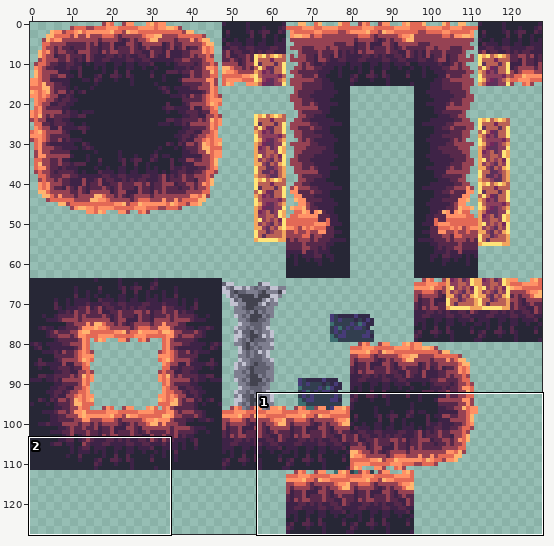
Two states of a sprite sheet, Assets/Sprites/Complete.png. Above, an overview of the earlier version with the close-up marked.
Close-up. Before the edit:
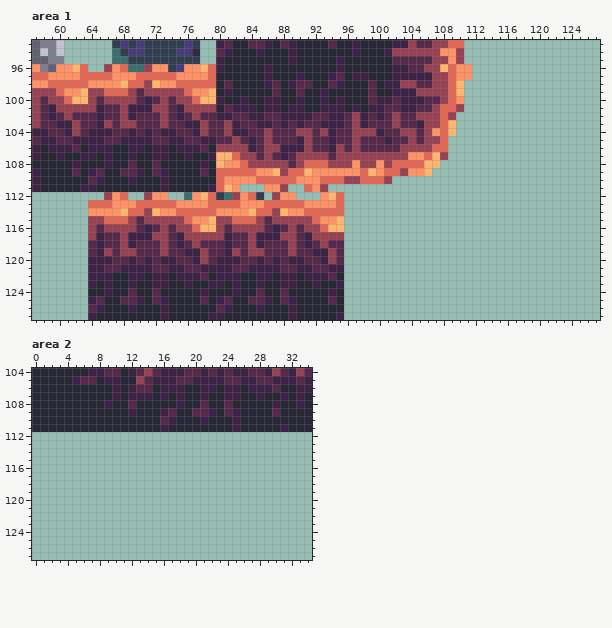
The file is 128x128 pixels. Shown: area 1: x 57..127, y 93..127; area 2: x 0..34, y 104..127.
The same view after the edit:
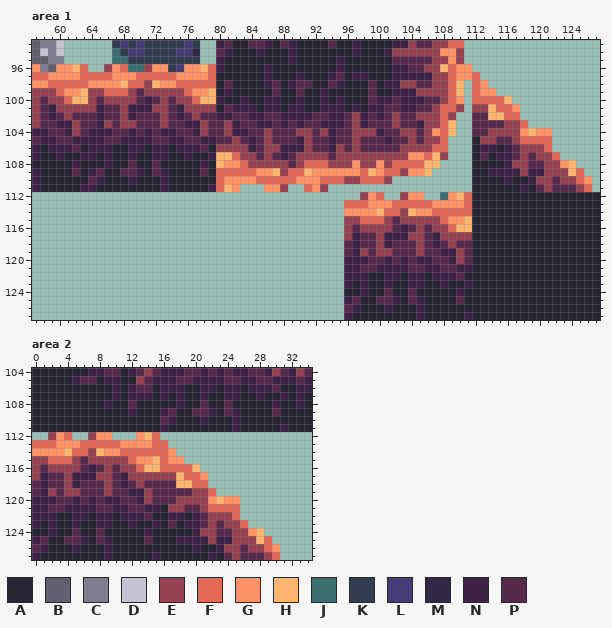
Palette (. is transparent): A #272736  B #606070  C #7e7e8f  D #c2c2d1  E #964253  F #e36956  G #ff9166  H #ffb570  J #3d6e70  K #323e4f  L #473b78  M #322947  N #3e2347  P #57294b
The edit:
Changed rows in their new state; - is an unchanged pixel.
Area 1:
first column x 64:
 97 ------------------------------------------------F---------------
 98 ------------------------------------------------FG--------------
 99 ------------------------------------------------FGG-------------
100 ------------------------------------------------FFFFH-----------
101 ------------------------------------------------EEHFFG----------
102 ------------------------------------------------PPHHFF----------
103 ------------------------------------------------PPPPEEF---------
104 ------------------------------------------------PPEEEEGHGG------
105 ------------------------------------------------AEEPPEFFFF------
106 ------------------------------------------------ANNANPEEEF------
107 ------------------------------------------------APANNPEPEEF-----
108 ------------------------------------------------AAAANEEPPEEGH---
109 ------------------------------------------------AANNNNENNEEEHF--
110 ------------------------------------------------AAAANAANEEPEEFG-
111 ------------------------------------------------AAAAAANAPEPPPEF-
112 --...--...--..........-...---...--EGF--EGG--JGHFAAAAAAAAAAAAAAAA
113 ................................FFFGGGFFFFFGGGGFAAAAAAAAAAAAAAAA
114 ................................GGGGHFFEHGGFFFFFAAAAAAAAAAAAAAAA
115 ................................EEFFFEPEEEEEFGGHAAAAAAAAAAAAAAAA
116 ................................EPEEEEPNPEPEEFHHAAAAAAAAAAAAAAAA
117 ................................ENPPENNNEEPNEEEEAAAAAAAAAAAAAAAA
118 ................................PNPPENPPPEPNPEPPAAAAAAAAAAAAAAAA
119 ................................PNEPEEPPPEPPNNEPAAAAAAAAAAAAAAAA
120 ................................NNNPPNPNPNNPPNEPAAAAAAAAAAAAAAAA
121 ................................NNPPNNNNPPNNPPNNAAAAAAAAAAAAAAAA
122 ................................NNNAANNANNANNNPAAAAAAAAAAAAAAAAA
123 ................................NANAANAANNAANAANAAAAAAAAAAAAAAAA
124 ................................AANAAPAAPAAAAANAAAAAAAAAAAAAAAAA
125 ................................NPAAPPNAPNAAAAPAAAAAAAAAAAAAAAAA
126 ................................PNAAANAAANAAAAAAAAAAAAAAAAAAAAAA
127 ................................NAAAAAAAANAAAAANAAAAAAAAAAAAAAAA
Area 2:
first column x 0:
112 --EGF--EGG---GHF---------------
113 FFFGGGFFFFFGGGGFF--------------
114 GGGGHFFEHGGFFFFFFG-------------
115 EEFFFEPEEEEEFGGHFGG------------
116 EPEEEEPNPEPEEFHHFFFFH----------
117 ENPPENNNEEPNEEEEEEHFFG---------
118 PNPPENPPPEPNPEPPPPHHFF---------
119 PNEPEEPPPEPPNNEPPPPPEEF--------
120 NNNPPNPNPNNPPNEPPPEEEEGHGG-----
121 NNPPNNNNPPNNPPNNAEEPPEFFFF-----
122 NNNAANNANNANNNPAANNANPEEEF-----
123 NANAANAANNAANAANAPANNPEPEEF----
124 AANAAPAAPAAAAANAAAAANEEPPEEGH--
125 NPAAPPNAPNAAAAPAAANNNNENNEEEHF-
126 PNAAANAAANAAAAAAAAAANAANEEPEEFG
127 NAAAAAAAANAAAAANAAAAAANAPEPPPEF
Changed places in both close-ups, as pixel boxes (x1, y1, x2, y2):
changed: (88, 72, 600, 320)
added: (32, 432, 280, 560)
